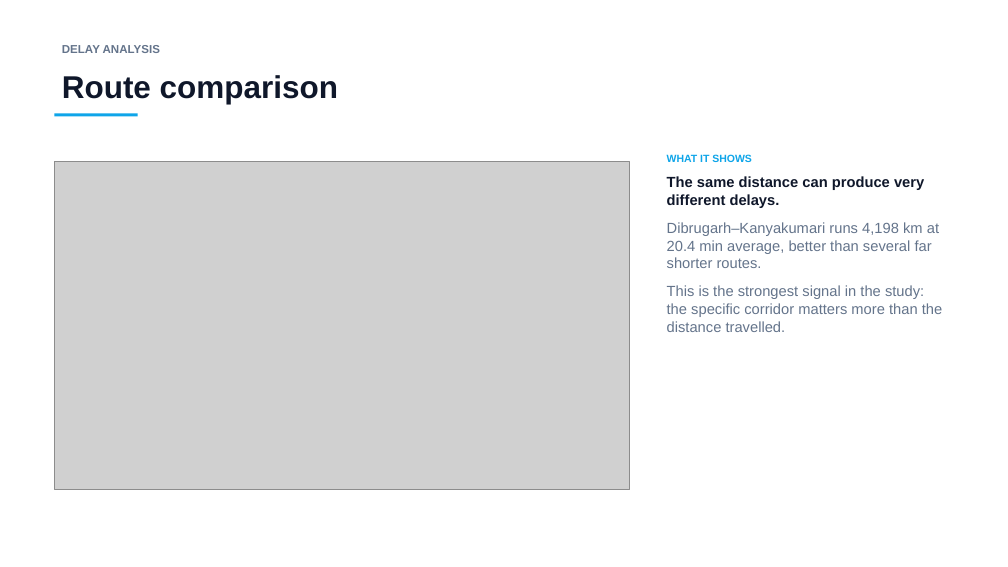
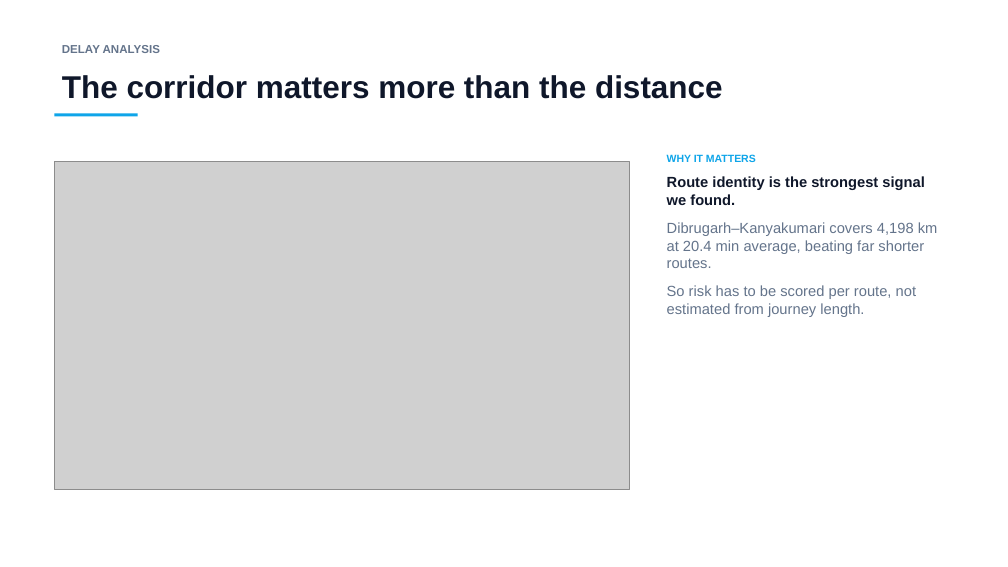
Before and after one commit to mohammadamir0762-arch/irctc, a slide deck: slide 14 of PS91_Presentation.pptx (slide 27 before the commit). Drawn at 1008x567 pixels with LibreOffice and Linux fonts; fonts in the diff are those of the drawing; grey boxes stand for pictures. Boxes give left, top, right and bottom in pixels: in the first picture for what was removed or moved away, otherwise in the second. Text is boxed around its words. In the diff, an @@ line names an element or a change of style, - is before the commit and + after.

Commit message:
shorten presentation, add connecting journey section

```diff
--- a/PS91_Presentation.pptx
+++ b/PS91_Presentation.pptx
@@ text at (62, 75, 723, 99): text changed @@
-Route comparison
+The corridor matters more than the distance
@@ text at (667, 154, 938, 317): text changed @@
-WHAT IT SHOWS
-The same distance can produce very different delays.
-Dibrugarh–Kanyakumari runs 4,198 km at 20.4 min average, better than several far shorter routes.
-This is the strongest signal in the study: the specific corridor matters more than the distance travelled.
+WHY IT MATTERS
+Route identity is the strongest signal we found.
+Dibrugarh–Kanyakumari covers 4,198 km at 20.4 min average, beating far shorter routes.
+So risk has to be scored per route, not estimated from journey length.
```
Also in this commit, not shown: 10 other slides changed, 5 slides added, 22 slides removed, 1 other file.
